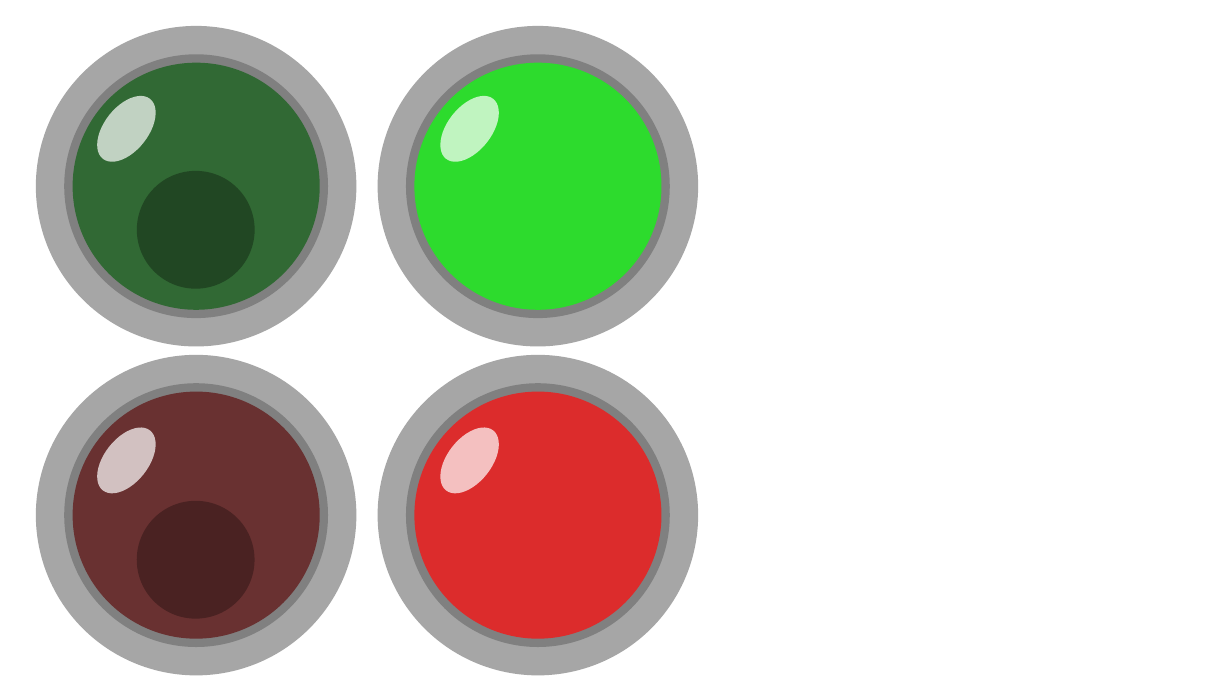
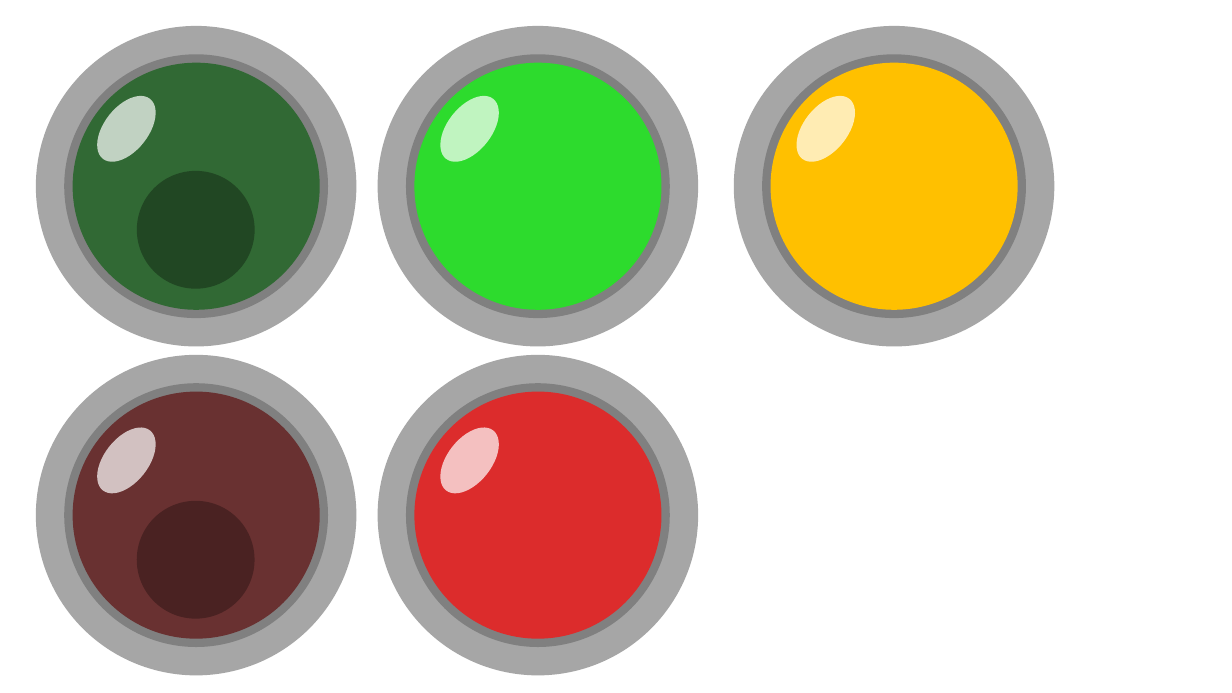
Before and after one commit to Cliedy-s/AIclass, a slide deck: slide 1 of project/Image/LedBase.pptx. Drawn at 1232x693 pixels with LibreOffice and Linux fonts; fonts in the diff are those of the drawing. Boxes give left, top, right and bottom in pixels: in the first picture for what was removed or moved away, otherwise in the second. Text is boxed around its words. In the diff, an @@ line names an element or a change of style, - is before the commit and + after.

```diff
--- a/project/Image/LedBase.pptx
+++ b/project/Image/LedBase.pptx
@@ ellipse added at (734,26,1055,347), fill #A6A6A6 @@
@@ ellipse added at (762,55,1027,319), fill #808080 @@
@@ ellipse added at (771,63,1018,310), fill #FFC000 @@
@@ ellipse added at (785,85,867,173), fill #FFFFFF at 70% opacity @@
```
Also in this commit, not shown: 49 other files.
